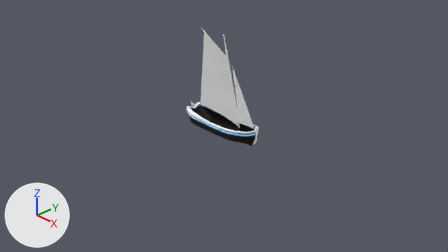
The Blender file Fragata Versions/FragataV6_Convesv1.blend, before and after one commit.
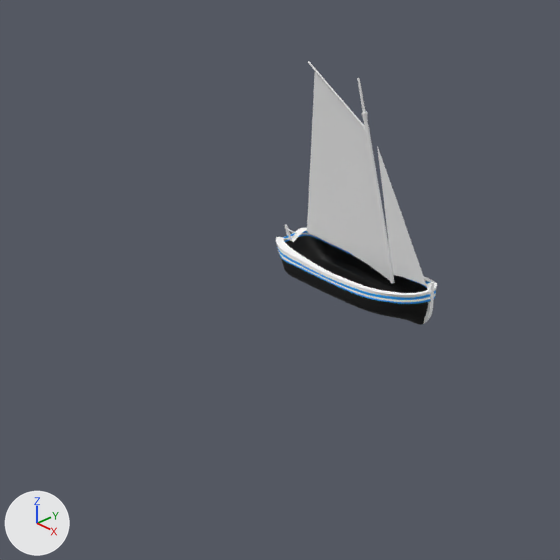
Old and new are each drawn from the file's camera 'Camera' and again close up on the part from 14% to 70% of the width and 0% to 100% of the height. Arrows for +X, +Y and +Z are at lower left; the lights stay in place.

Objects in the first close-up: 'Casco_repo', 'Garfo_repo', 'Leme_repo', 'Mastro_repo', 'VelaFrontal_repo', 'VelaTraseira_repo'.
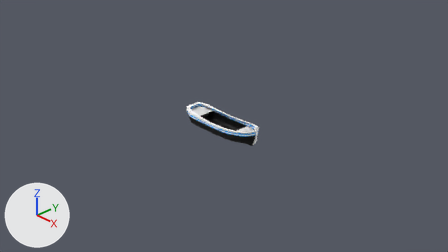
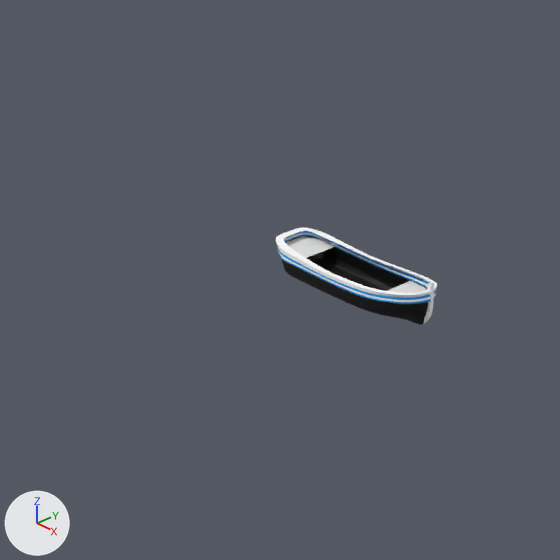
What differs and where, as boxes (x1, y1, x2, y2) in the close-ups (560 x 560 px; the box of a moved part takes in the faces that stretch with it):
'VelaTraseira_repo', hidden: before (307, 68, 390, 280)
'VelaFrontal_repo', hidden: before (377, 146, 427, 287)
'Mastro_repo', hidden: before (357, 78, 395, 284)
'ConvesTraseira_repo', added: after (286, 237, 335, 258)
'ConvesFrontal_repo', added: after (388, 281, 427, 293)
'Garfo_repo', hidden: before (308, 61, 370, 132)
'Leme_repo', hidden: before (284, 225, 297, 240)
part 1 of me_retopoflow_003, moved or reshaped: before (281, 230, 302, 242); after (279, 228, 301, 238)

Diff of the bpy script that builds the scene:
```diff
--- a/Fragata Versions/FragataV6_Convesv1.blend.py
+++ b/Fragata Versions/FragataV6_Convesv1.blend.py
@@ me_retopoflow_003 @@
 me_retopoflow_003.from_pydata(...)  # 1006 vertices, 941 faces, 1 loose edge; spans x -0.87..0.84, y 0.0..0.25, z -0.21..0.21
 # used by ob_casco_repo; location = (-0.015, 0.005, -0.011)
-me_retopoflow_003.vertices[99].co = (-0.8, 0.0, 0.01)
-me_retopoflow_003.vertices[131].co = (-0.87, 0.0, 0.01)
+# me_retopoflow_003 part 1
+me_retopoflow_003.vertices[99].co = (-0.8, 0.0, 0.08)
+me_retopoflow_003.vertices[131].co = (-0.87, 0.0, 0.08)
 me_retopoflow_003.materials.append(mat_material)
@@ me_plane_001 @@
+me_plane_001.from_pydata([(-1.01, 0.0, -0.18), (2.47, 0.0, 0.35), (-1.0, 1.74, -0.18), (2.26, 0.41, 0.35), (0.6, 0.0, 0.03), (0.6, 1.45, 0.03), (1.4, 0.0, 0.14), (1.4, 1.13, 0.14), (-0.2, 1.65, -0.08), (-0.2, 0.0, -0.08), (1.8, 0.0, 0.23), (1.8, 0.87, 0.23), (2.02, 0.0, 0.29), (2.02, 0.7, 0.29), (-0.87, 1.73, -0.17), (-0.88, 0.0, -0.17)], [], [(12, 1, 3, 13), (9, 4, 5, 8), (4, 6, 7, 5), (15, 9, 8, 14), (6, 10, 11, 7), (10, 12, 13, 11), (0, 15, 14, 2)])
@@ me_plane @@
+me_plane.from_pydata([(-0.84, 0.0, 0.03), (2.23, 0.0, -0.34), (-0.71, 1.41, 0.03), (2.26, 2.52, -0.34), (2.09, 2.52, -0.34), (2.06, 0.0, -0.34), (0.63, 2.42, -0.16), (0.61, 0.0, -0.16)], [], [(4, 5, 1, 3), (4, 6, 7, 5), (2, 0, 7, 6)])
@@ ob_leme_repo @@
 ob_leme_repo = bpy.data.objects.new('Leme_repo', me_retopoflow_001)
-ob_leme_repo.location = (-0.757, 0.005, -0.004)
+ob_leme_repo.location = (-0.766, 0.005, -0.004)
 _m = ob_leme_repo.modifiers.new('Mirror', 'MIRROR')
@@ ob_leme_repo @@
 _m = ob_leme_repo.modifiers.new('Mirror', 'MIRROR')
 _m.use_clip = True
+ob_leme_repo.hide_set(True)
@@ ob_mastro_repo @@
 ob_mastro_repo.scale = (0.0159, 0.0159, 0.0159)
+ob_mastro_repo.hide_set(True)
@@ ob_velafrontal_repo @@
 _m = ob_velafrontal_repo.modifiers.new('Mirror', 'MIRROR')
 _m.use_axis = (False, False, False)
+ob_velafrontal_repo.hide_set(True)
@@ ob_velatraseira_repo @@
 ob_velatraseira_repo.location = (0.0, 0.0, 0.0)
+ob_velatraseira_repo.hide_set(True)
@@ ob_garfo_repo @@
 _m = ob_garfo_repo.modifiers.new('Mirror', 'MIRROR')
 _m.use_clip = True
+ob_garfo_repo.hide_set(True)
@@ ob_convesfrontal_repo @@
+ob_convesfrontal_repo = bpy.data.objects.new('ConvesFrontal_repo', me_plane_001)
+ob_convesfrontal_repo.location = (0.485, 0.006, 0.0)
+ob_convesfrontal_repo.scale = (0.126, 0.126, 0.126)
+_m = ob_convesfrontal_repo.modifiers.new('Mirror', 'MIRROR')
+_m.use_axis = (False, True, False)
+_m.use_clip = True
@@ ob_convestraseira_repo @@
+ob_convestraseira_repo = bpy.data.objects.new('ConvesTraseira_repo', me_plane)
+ob_convestraseira_repo.location = (-0.765, 0.0, 0.0)
+ob_convestraseira_repo.scale = (0.0949, 0.0949, 0.0949)
+_m = ob_convestraseira_repo.modifiers.new('Mirror', 'MIRROR')
+_m.use_axis = (False, True, False)
+_m.use_clip = True
```
